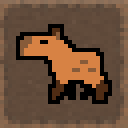
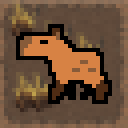
Revision of a layered 128 × 128 image; what changed, layer by layer:
added layer "Camada colada #7" above "Camada colada #6" over 16, 24, 104, 104
added layer "Camada colada #6" above "Camada colada #5" over 12, 72, 44, 116
added layer "Camada colada #5" above "Camada colada #4" over 28, 72, 56, 116
added layer "Camada colada #4" above "Camada colada #3" over 8, 0, 40, 40
added layer "Camada colada #3" above "Camada colada #2" over 76, 40, 88, 48
added layer "Camada colada #2" above "Camada colada #1" over 44, 20, 72, 36
painted on "Camada colada #1" over 16, 24, 104, 104
